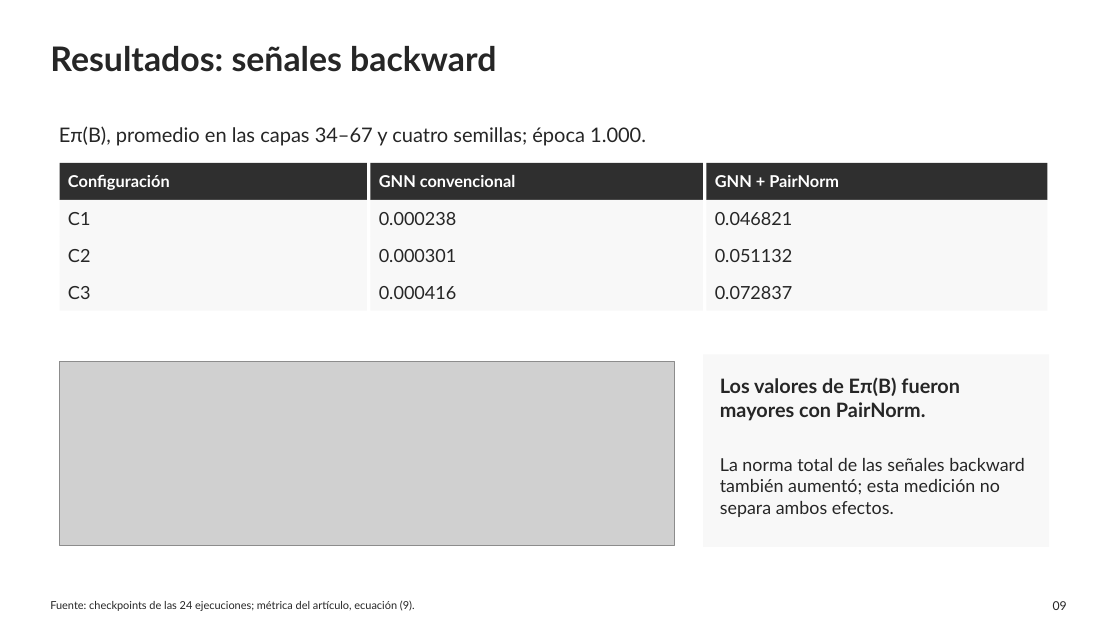
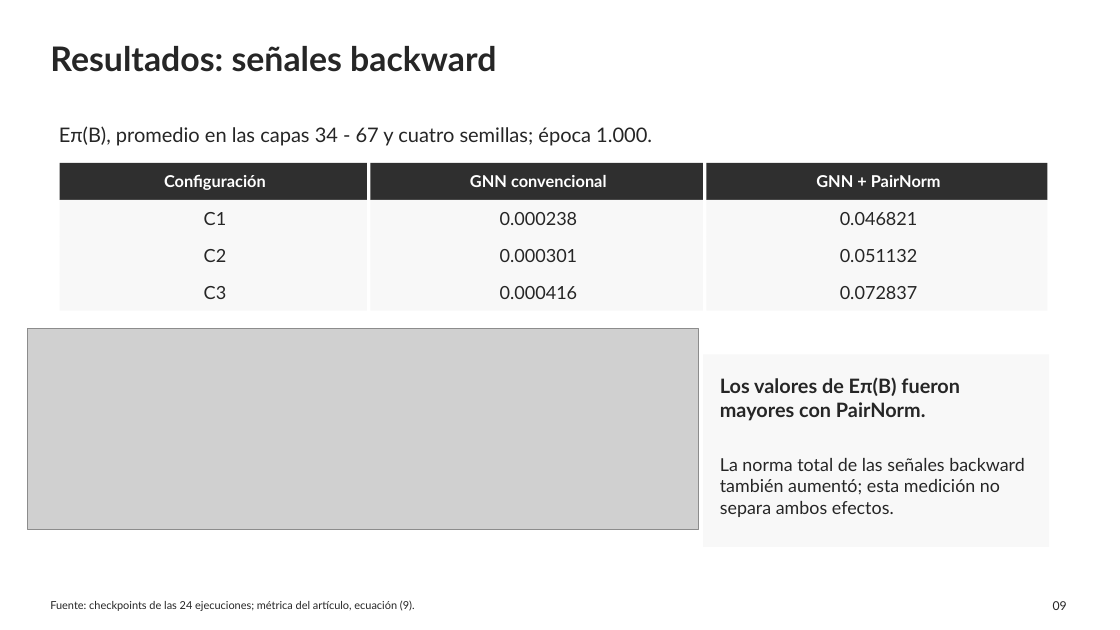
Before and after one commit to WeimarArenas/Proyecto-Grafos, a slide deck: slide 9 of Presentacion_Backward_Oversmoothing.pptx. Drawn at 1120x630 pixels with LibreOffice and Linux fonts; fonts in the diff are those of the drawing; grey boxes stand for pictures. Boxes give left, top, right and bottom in pixels: in the first picture for what was removed or moved away, otherwise in the second. Text is boxed around its words. In the diff, an @@ line names an element or a change of style, - is before the commit and + after.

```diff
--- a/Presentacion_Backward_Oversmoothing.pptx
+++ b/Presentacion_Backward_Oversmoothing.pptx
@@ text at (x1=59, y1=126, x2=652, y2=146): text changed @@
-Eπ(B), promedio en las capas 34–67 y cuatro semillas; época 1.000.
+Eπ(B), promedio en las capas 34 - 67 y cuatro semillas; época 1.000.
@@ alignment left to centre in 12 elements at (x1=164, y1=175, x2=266, y2=190), (x1=470, y1=175, x2=607, y2=187), (x1=816, y1=175, x2=941, y2=187), (x1=204, y1=212, x2=227, y2=225), (x1=500, y1=212, x2=578, y2=225), (x1=840, y1=212, x2=918, y2=225), (x1=204, y1=249, x2=227, y2=262), (x1=500, y1=249, x2=578, y2=262), (x1=840, y1=249, x2=918, y2=262), (x1=204, y1=286, x2=227, y2=299), (x1=500, y1=286, x2=578, y2=299), (x1=840, y1=286, x2=918, y2=299) @@
@@ picture resized from (x1=60, y1=361, x2=675, y2=546) to (x1=28, y1=329, x2=698, y2=529) @@
```
Also in this commit, not shown: 8 other slides changed.
